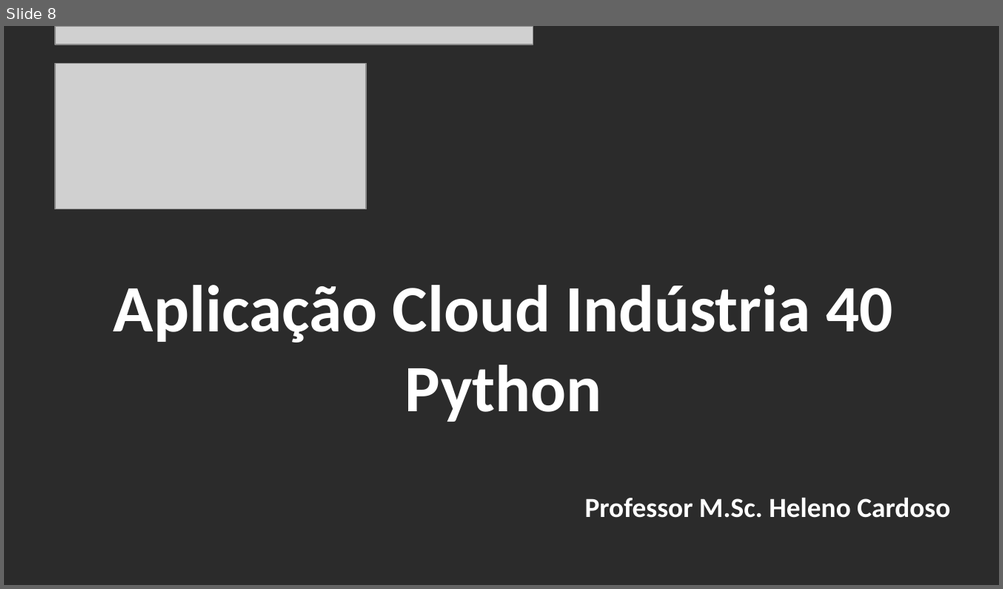
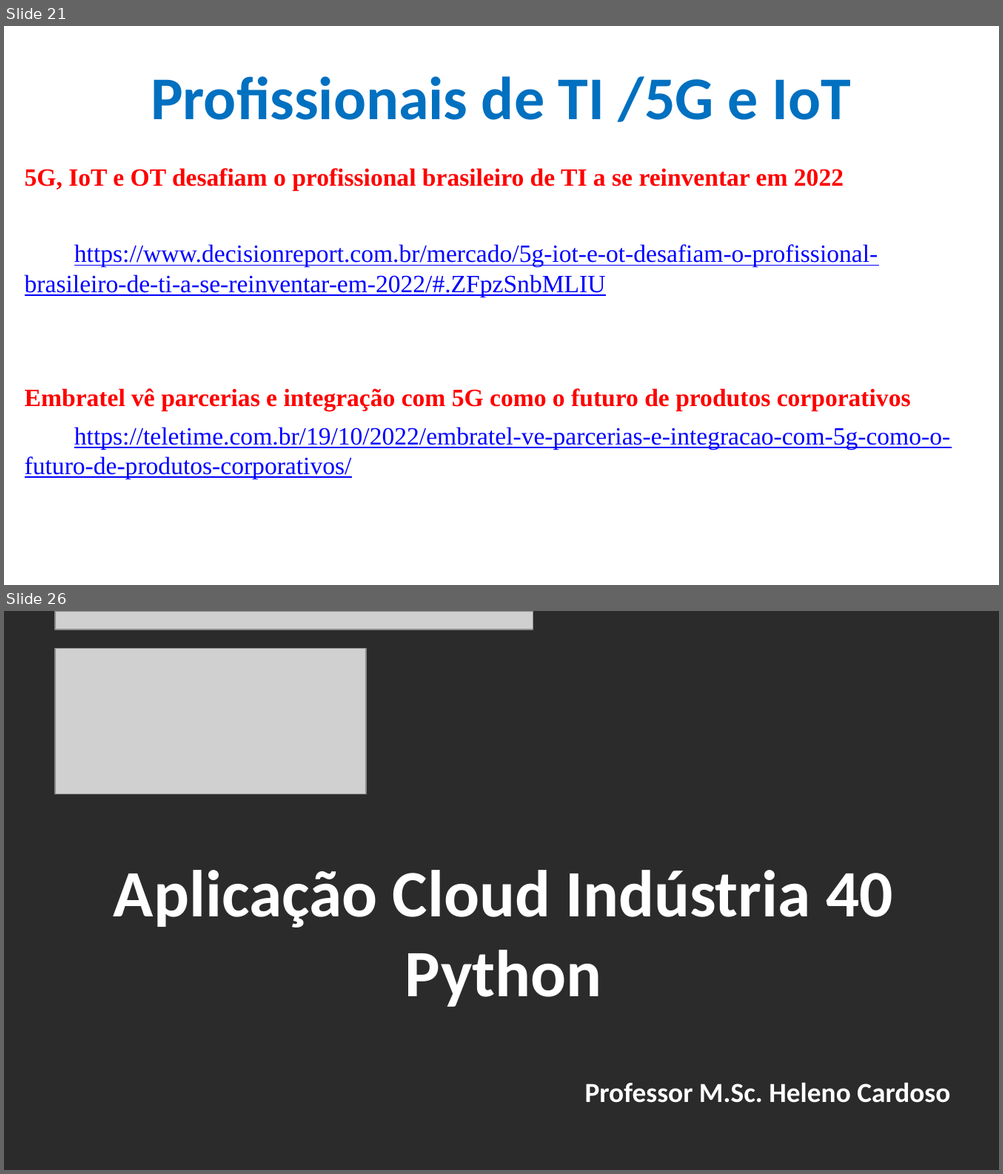
Before and after one commit to CloudEducationBrazil/WydenArea1AplicacaoCloudIndustria40Python, a slide deck: 01 Classes/Aula 09 - Aplicação Cloud Indústria 40 Python IoT - Integração Cloud IoT Características Relevantes.pptx. Shown one above the other, each under a label of ours: slide 8 before the commit, slides 21 and 26 after it; the slides between them are not shown. The pictures are 1003x589 and 1003x1174 pixels, drawn with LibreOffice and Linux fonts; fonts in the diff are those of the drawing; grey boxes stand for pictures; background and template pictures are left out; a plain dark background stands for a picture behind light text. Boxes give left, top, right and bottom in pixels: in the first picture for what was removed or moved away, otherwise in the second. Text is boxed around its words. In the diff, an @@ line names an element or a change of style, - is before the commit and + after.

```diff
--- a/01 Classes/Aula 09 - Aplicação Cloud Indústria 40 Python IoT - Integração Cloud IoT Características Relevantes.pptx
+++ b/01 Classes/Aula 09 - Aplicação Cloud Indústria 40 Python IoT - Integração Cloud IoT Características Relevantes.pptx
@@ slide 21 added at (4, 26, 999, 585), background picture (left out) @@
@@ title added at (151, 76, 851, 122), 44 pt, text #0070C0, bold @@
+Profissionais de TI /5G e IoT
@@ text added at (25, 168, 950, 480), 18 pt, text #0000FF, underline @@
+5G, IoT e OT desafiam o profissional brasileiro de TI a se reinventar em 2022
+https://www.decisionreport.com.br/mercado/5g-iot-e-ot-desafiam-o-profissional-brasileiro-de-ti-a-se-reinventar-em-2022/#.ZFpzSnbMLIU
+Embratel vê parcerias e integração com 5G como o futuro de produtos corporativos
+https://teletime.com.br/19/10/2022/embratel-ve-parcerias-e-integracao-com-5g-como-o-futuro-de-produtos-corporativos/
@@ what was slide 8 is now slide 26 @@
```
Also in this commit, not shown: 5 slides changed, 19 other slides added, 2 slides removed, 4 other files.
